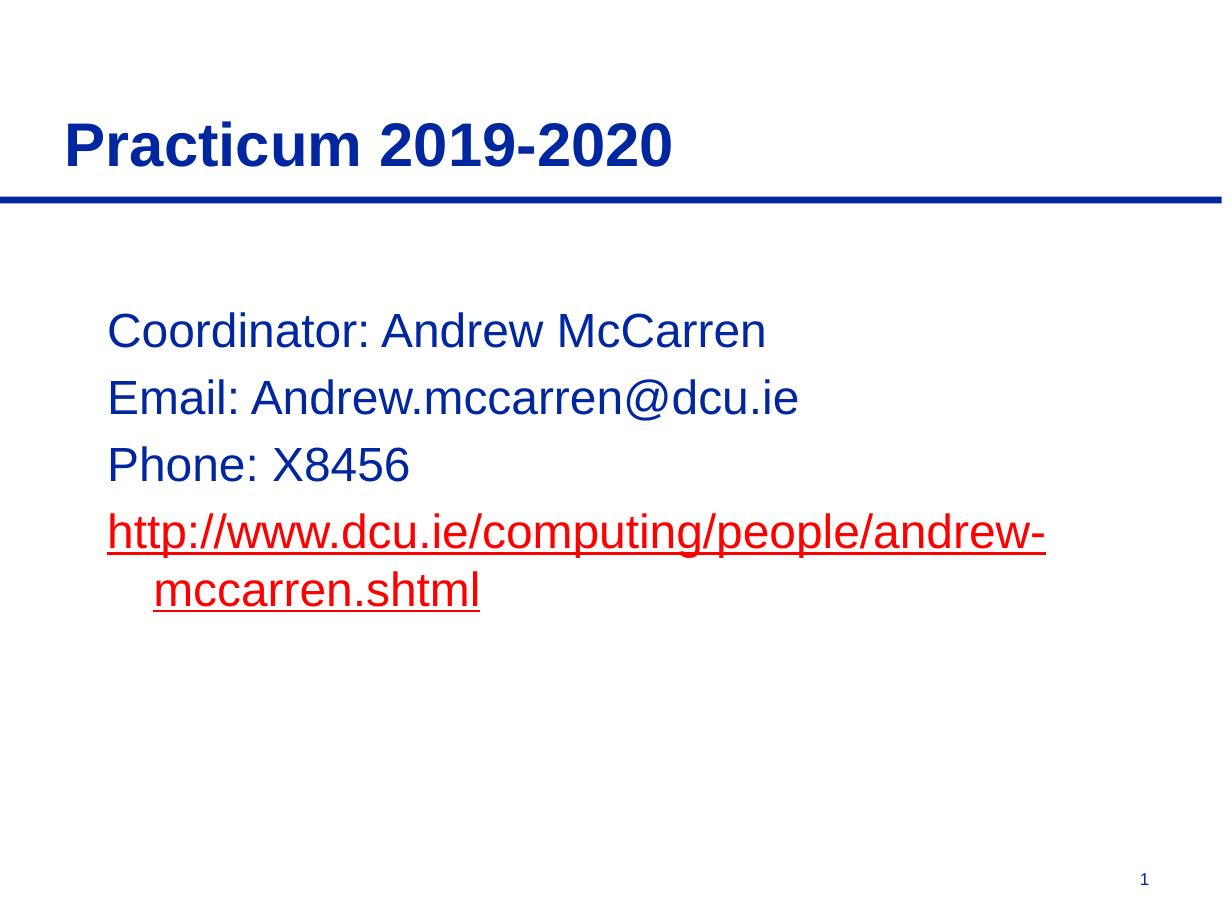
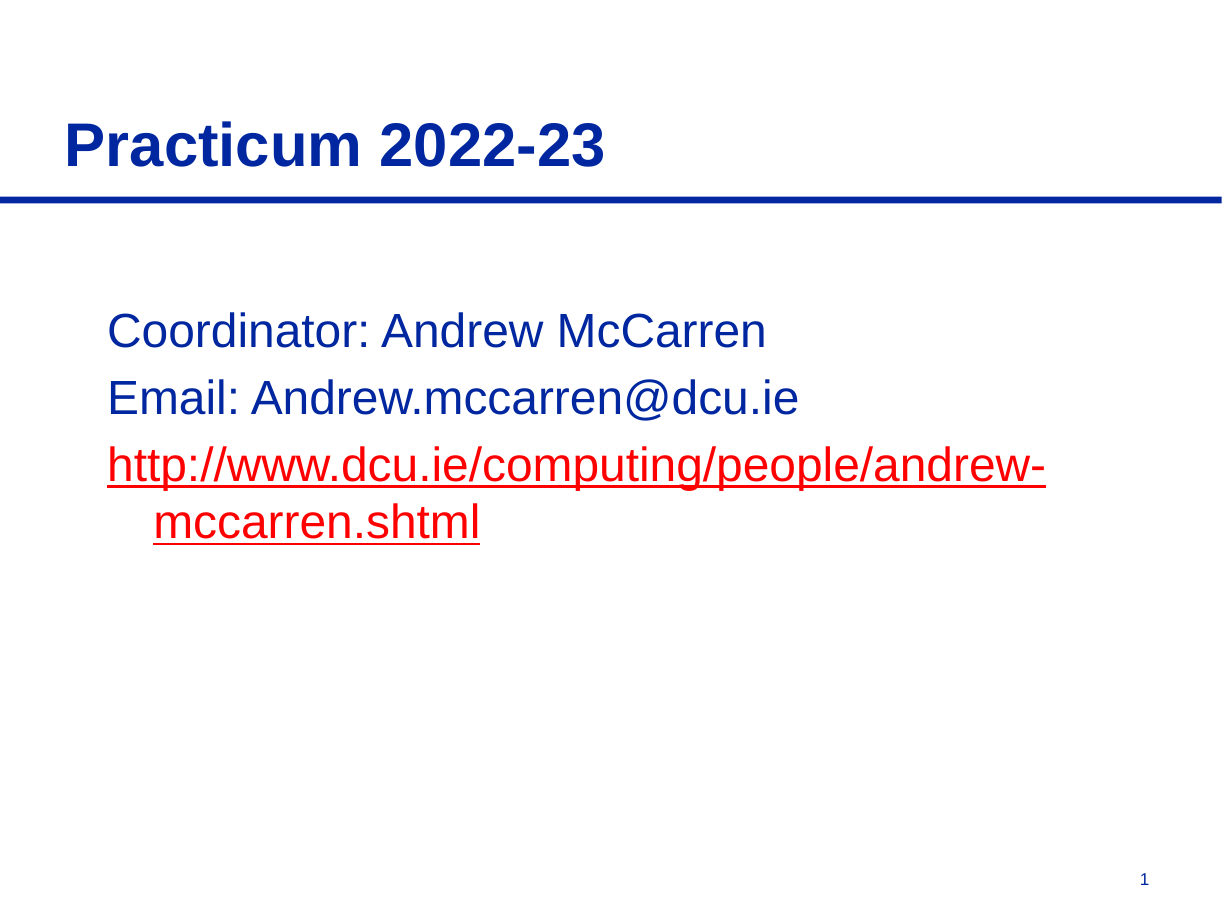
Before and after one commit to nageshkumar-gh/visual-charts-qa-model, a slide deck: slide 1 of docs/Useful docs/Practicum Presentation.pptx. Drawn at 1232x924 pixels with LibreOffice and Linux fonts; fonts in the diff are those of the drawing. Boxes give left, top, right and bottom in pixels: in the first picture for what was removed or moved away, otherwise in the second. Text is boxed around its words. In the diff, an @@ line names an element or a change of style, - is before the commit and + after.

```diff
--- a/docs/Useful docs/Practicum Presentation.pptx
+++ b/docs/Useful docs/Practicum Presentation.pptx
@@ title at [65, 121, 606, 167]: text changed @@
-Practicum 2019-2020
+Practicum 2022-23
@@ text at [107, 446, 410, 482]: paragraph removed @@
-Phone: X8456
```
Also in this commit, not shown: 6 other slides changed.
